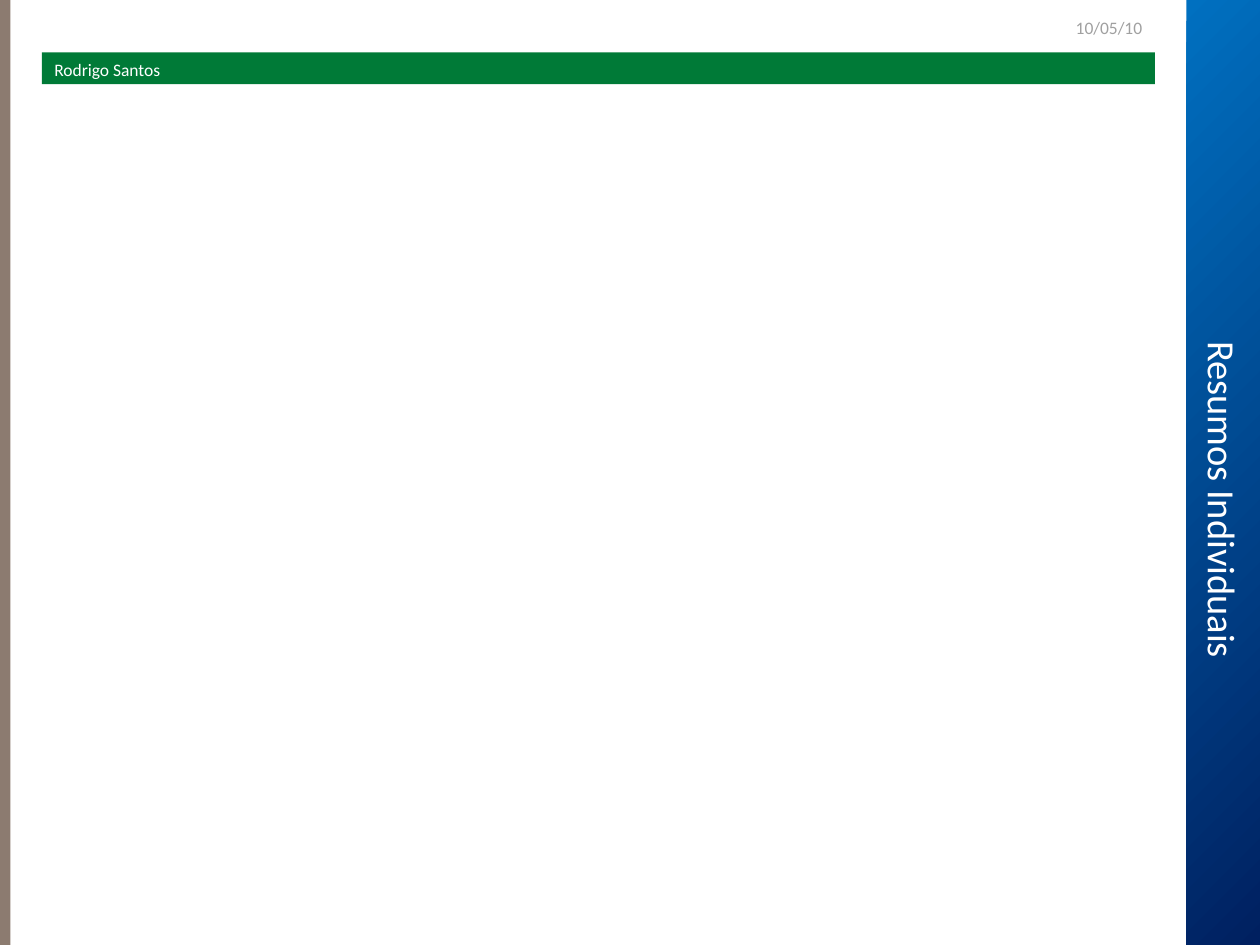
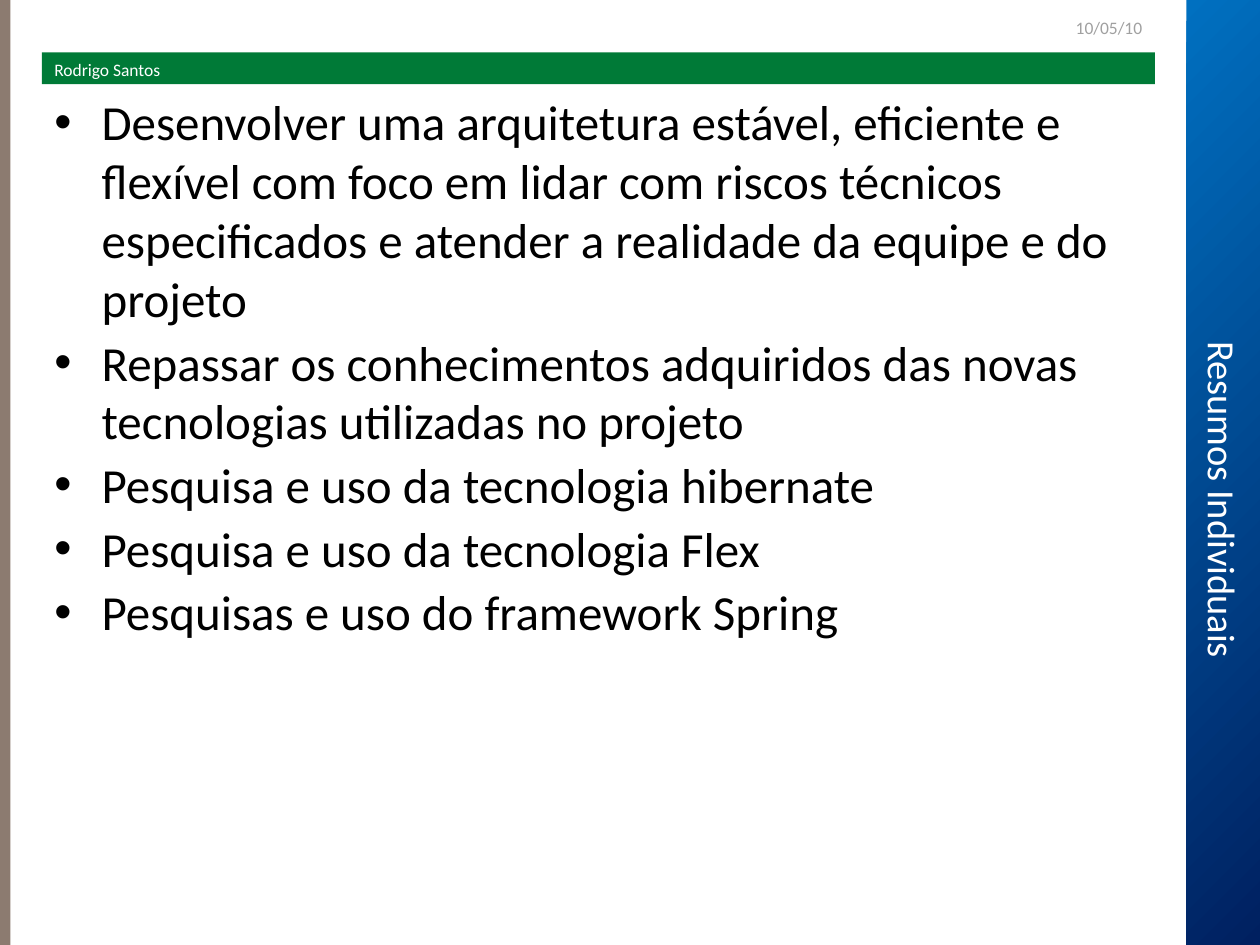
Before and after one commit to robsonmrsp/tcc-fbv-poscomp5-fabrica2, a slide deck: slide 15 of sisa/Seminário/Apresentação.ppt (slide 13 before the commit). Drawn at 1260x945 pixels with LibreOffice and Linux fonts; fonts in the diff are those of the drawing; background and template pictures are left out. Boxes give left, top, right and bottom in pixels: in the first picture for what was removed or moved away, otherwise in the second. Text is boxed around its words. In the diff, an @@ line names an element or a change of style, - is before the commit and + after.

```diff
--- a/sisa/Seminário/Apresentação.ppt
+++ b/sisa/Seminário/Apresentação.ppt
@@ text added at <box>102,106,1108,639</box>, 28 pt, text #000000 @@
+• Desenvolver uma arquitetura estável, eficiente e flexível com foco em lidar com riscos técnicos especificados e atender a realidade da equipe e do projeto
+• Repassar os conhecimentos adquiridos das novas tecnologias utilizadas no projeto
+• Pesquisa e uso da tecnologia hibernate
+• Pesquisa e uso da tecnologia Flex
+• Pesquisas e uso do framework Spring
```
Also in this commit, not shown: 2 other slides changed, 1 slide added.
